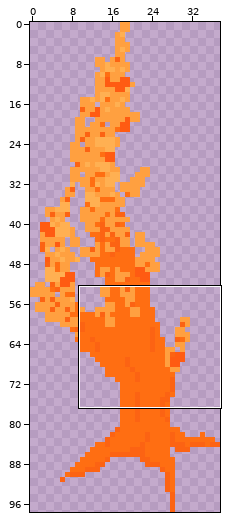
A sprite sheet gets an edit: sprites/misc/trees/orange/puzzle_1.png. Above, an overview of the earlier version with the close-up marked.
Close-up. Before the edit:
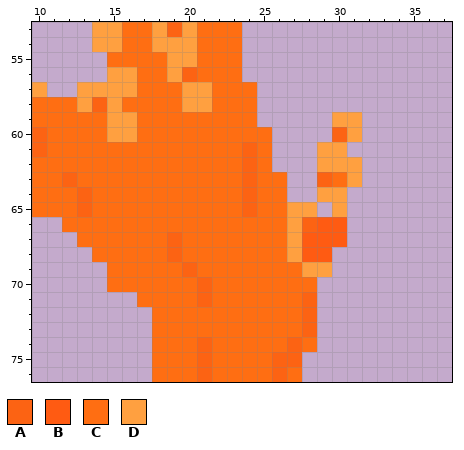
The file is 38x98 pixels. Colours within 5 levels of each other are drawn and written as one. Shown: x 10..37, y 53..76.
Palette (. is transparent): A #fc6313  B #ff5b12  C #ff6e12  D #ffa040
Pixels before, first column x 10:
53 ....DDCCDADCCC........
54 ....DDCCDDDCCC........
55 .....CCCCDDCCC........
56 .....DDCCDACCC........
57 D..DDDDCCCDDCCC.......
58 CCCDADCCCCDDCCC.......
59 CCCCCDDCCCCCCCC.....DD
60 ACCCCDDCCCCCCCCC....AD
61 ACCCCCCCCCCCCCAC...DD.
62 CCCCCCCCCCCCCCAC...DDD
63 CCACCCCCCCCCCCACC..ACD
64 CCCACCCCCCCCCCACC..DD.
65 CCCACCCCCCCCCCACCDD.D.
66 ..CCCCCCCCCCCCCCCDABB.
67 ...CCCCCCACCCCCCCDBBB.
68 ....CCCCCACCCCCCCDBB..
69 .....CCCCCACCCCCCCDD..
70 .....CCCCCCACCCCCCC...
71 .......CCCCACCCCCCA...
72 ........CCCCCCCCCCA...
73 ........CCCCCCCCCCA...
74 ........CCCACCCCCAC...
75 ........CCCACCCCAA....
76 ........CCCACCCCAC....
New version:
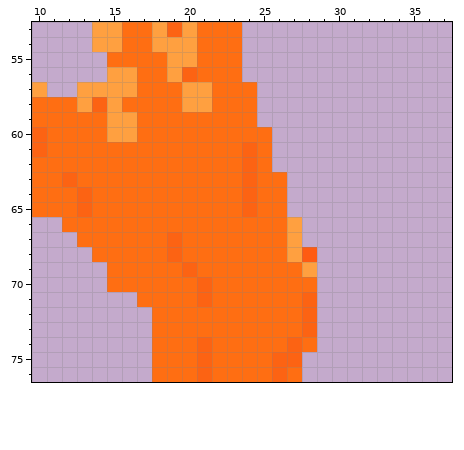
From old to new:
Changed rows in their new state; - is an unchanged pixel.
first column x 27:
59 ---..
60 ---..
61 --..-
62 --...
63 --...
64 --..-
65 ..-.-
66 -...-
67 -...-
68 --.--
69 --.--
